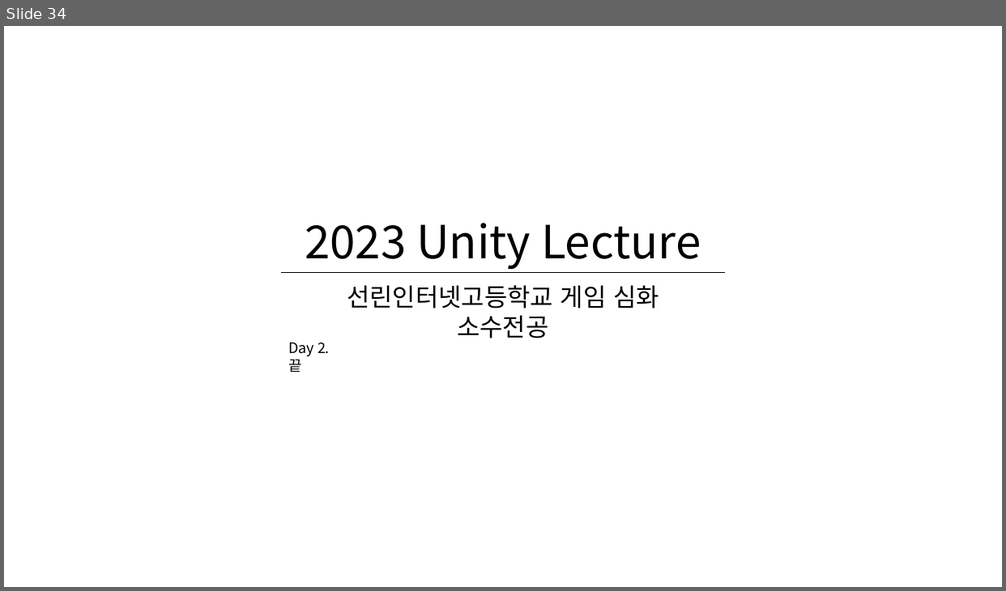
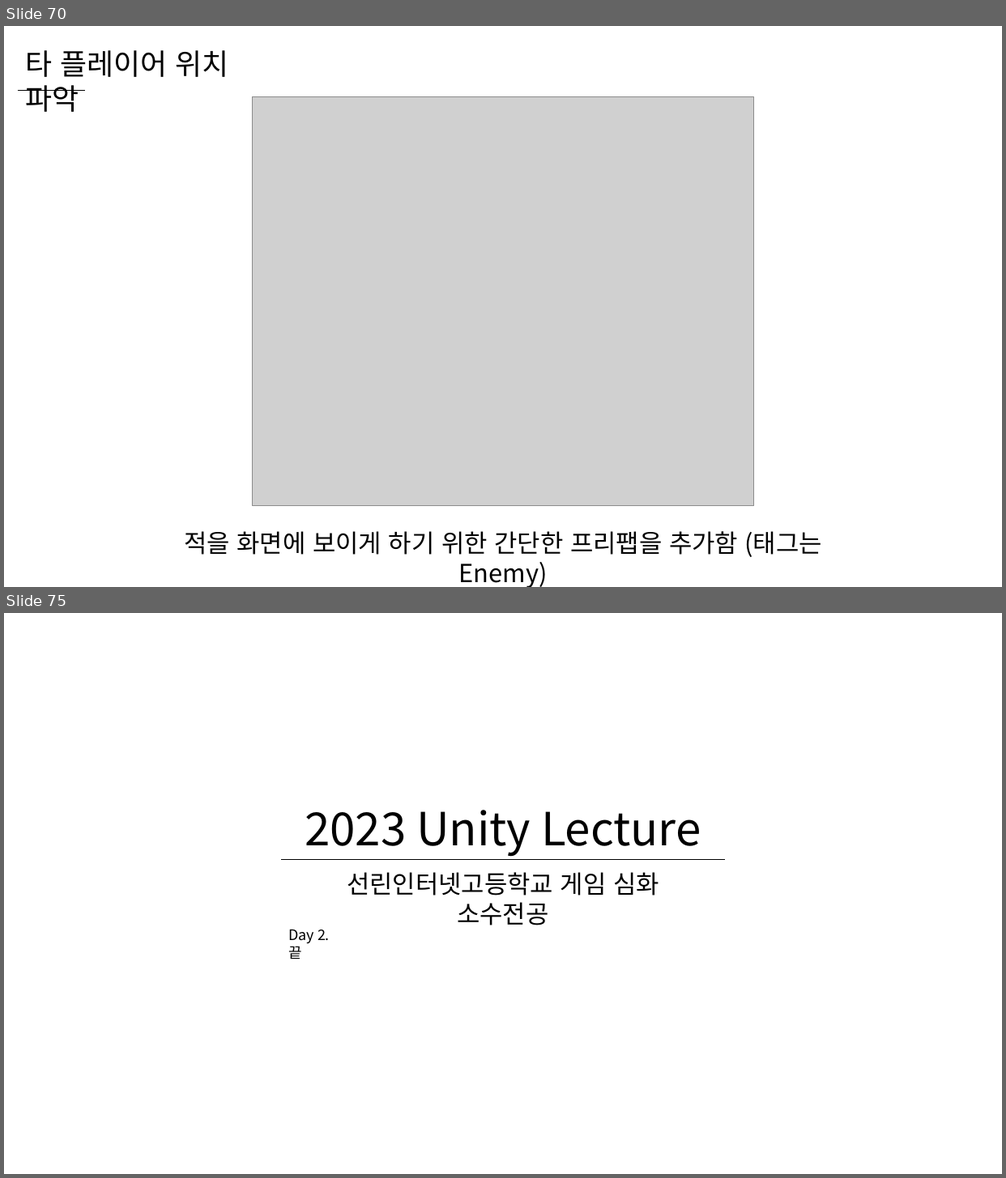
Before and after one commit to WooLyung/2023-Unity-Lecture, a slide deck: Day 2.pptx. Shown one above the other, each under a label of ours: slide 34 before the commit, slides 70 and 75 after it; the slides between them are not shown. The pictures are 1006x591 and 1006x1178 pixels, drawn with LibreOffice and Linux fonts; fonts in the diff are those of the drawing; grey boxes stand for pictures. Boxes give left, top, right and bottom in pixels: in the first picture for what was removed or moved away, otherwise in the second. Text is boxed around its words. In the diff, an @@ line names an element or a change of style, - is before the commit and + after.

Commit message:
2일차 프로젝트 및 ppt 추가

```diff
--- a/Day 2.pptx
+++ b/Day 2.pptx
@@ slide 70 added at (4, 26, 1002, 587), background #FFFFFF @@
@@ text added at (25, 50, 229, 112), 28 pt, text #000000 @@
+타 플레이어 위치 파악
@@ line added from (19, 90) to (85, 90), #000000 0.5 pt @@
@@ picture added at (253, 96, 754, 506) @@
@@ text added at (184, 531, 821, 557), 24 pt, text #000000 @@
+적을 화면에 보이게 하기 위한 간단한 프리팹을 추가함 (태그는 Enemy)
@@ what was slide 34 is now slide 75 @@
```
Also in this commit, not shown: 2 slides changed, 40 other slides added, 27 other files.
